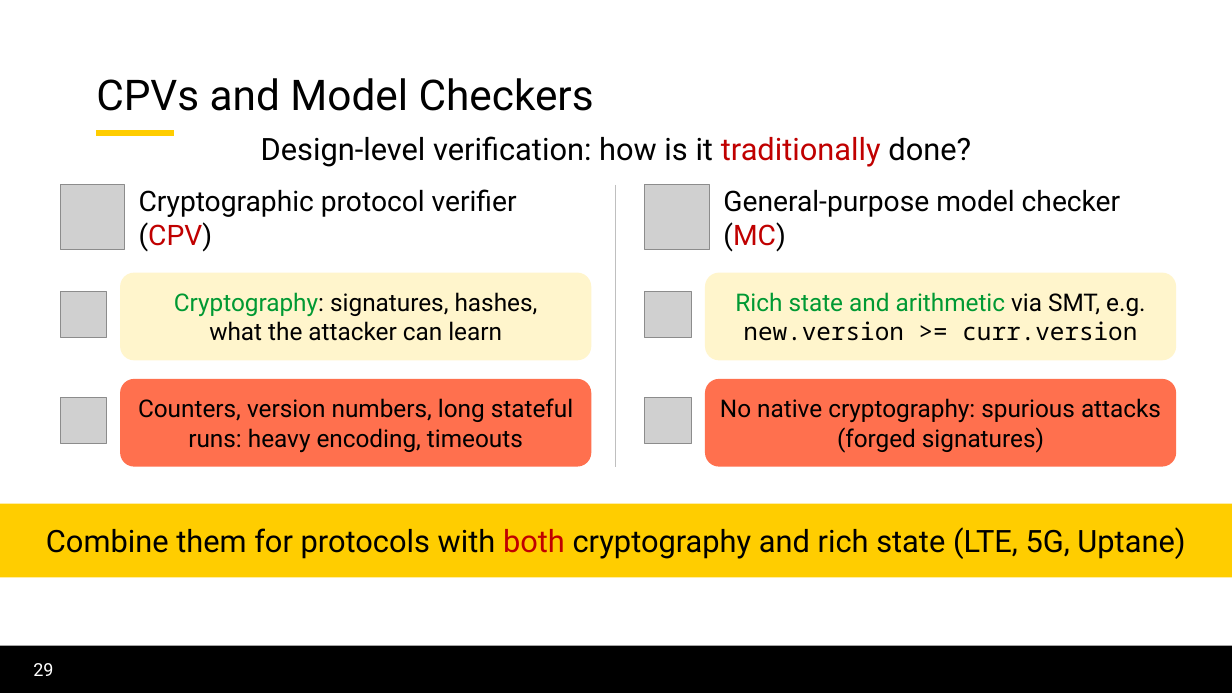
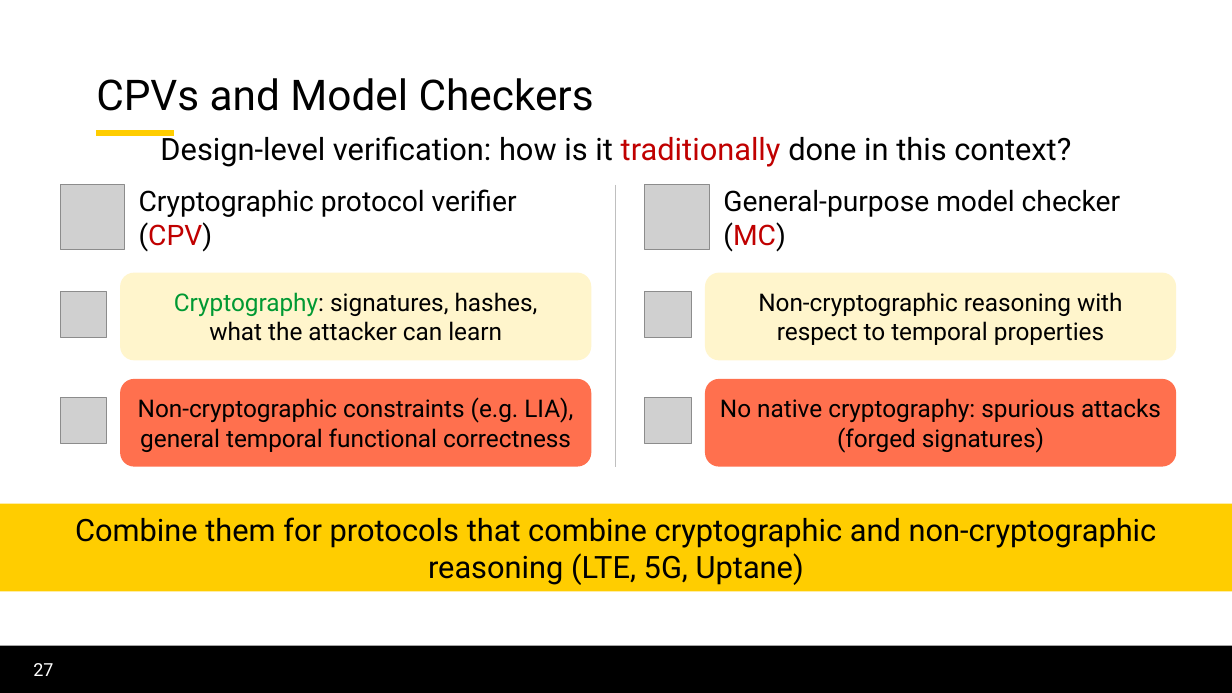
Before and after one commit to lorchrob/thesis_proposal_slides, a slide deck: slide 27 of slides.pptx (slide 29 before the commit). Drawn at 1232x693 pixels with LibreOffice and Linux fonts; fonts in the diff are those of the drawing; grey boxes stand for pictures; background and template pictures are left out. Boxes give left, top, right and bottom in pixels: in the first picture for what was removed or moved away, otherwise in the second. Text is boxed around its words. In the diff, an @@ line names an element or a change of style, - is before the commit and + after.

```diff
--- a/slides.pptx
+++ b/slides.pptx
@@ text at [160, 132, 1071, 167]: text changed @@
-Design-level verification: how is it traditionally done?
+Design-level verification: how is it traditionally done in this context?
@@ text in rounded rectangle at [758, 292, 1123, 345]: text changed @@
-Rich state and arithmetic via SMT, e.g.
-new.version >= curr.version
+Non-cryptographic reasoning with respect to temporal properties
@@ text in rounded rectangle at [138, 397, 573, 452]: text changed @@
-Counters, version numbers, long stateful runs: heavy encoding, timeouts
+Non-cryptographic constraints (e.g. LIA), general temporal functional correctness
@@ rectangle "Combine them for protocols that ...": place and size @@
-rectangle "Combine them for protocols that ..." at [0, 504, 1232, 578]
+rectangle "Combine them for protocols that ..." at [0, 504, 1232, 592]
@@ text in rectangle at [75, 517, 1157, 585]: text changed @@
-Combine them for protocols with both cryptography and rich state (LTE, 5G, Uptane)
+Combine them for protocols that combine cryptographic and non-cryptographic reasoning (LTE, 5G, Uptane)
@@ page number at [33, 663, 53, 676]: text changed @@
-29
+27
```
Also in this commit, not shown: 51 other slides changed, 7 slides added, 9 slides removed.
